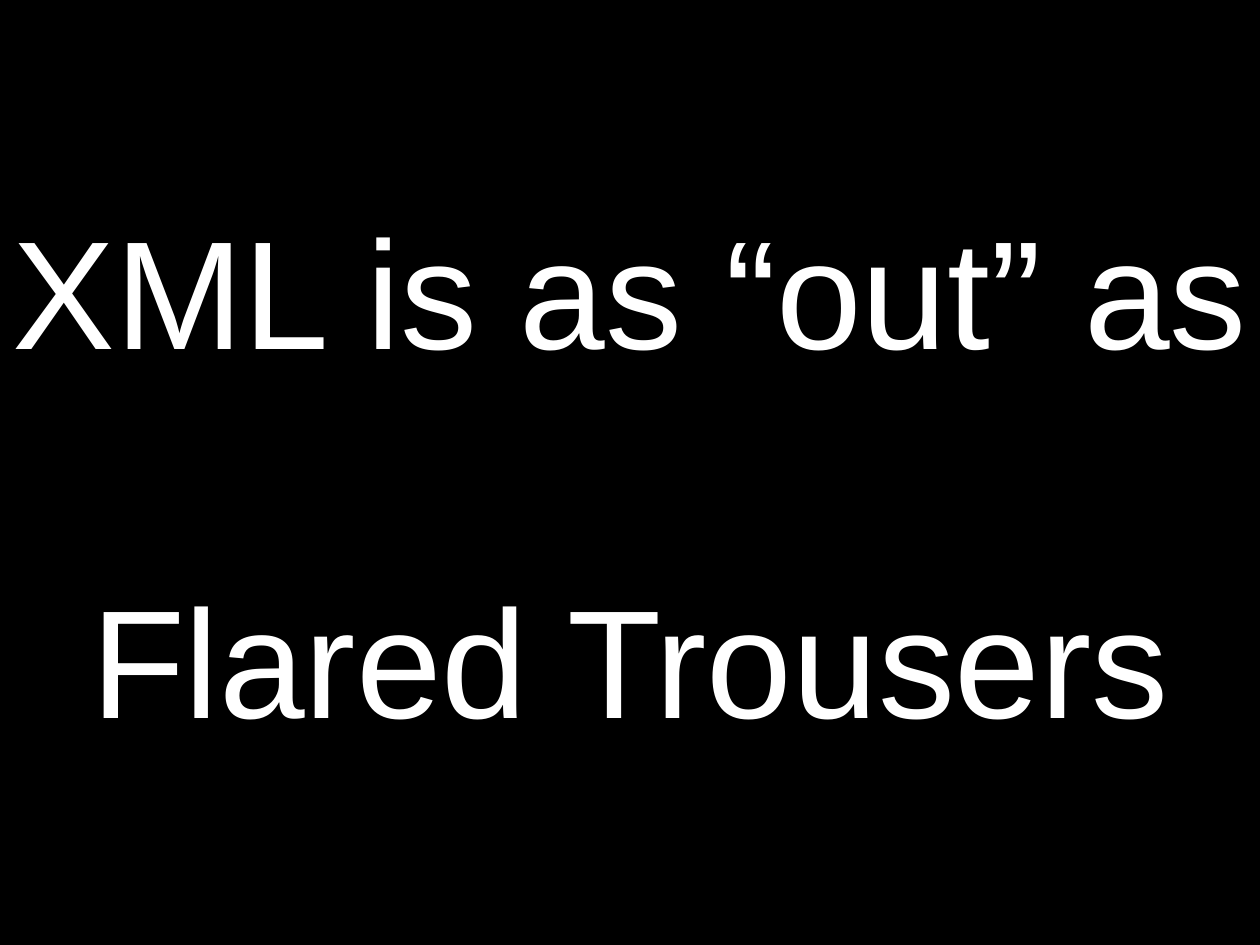
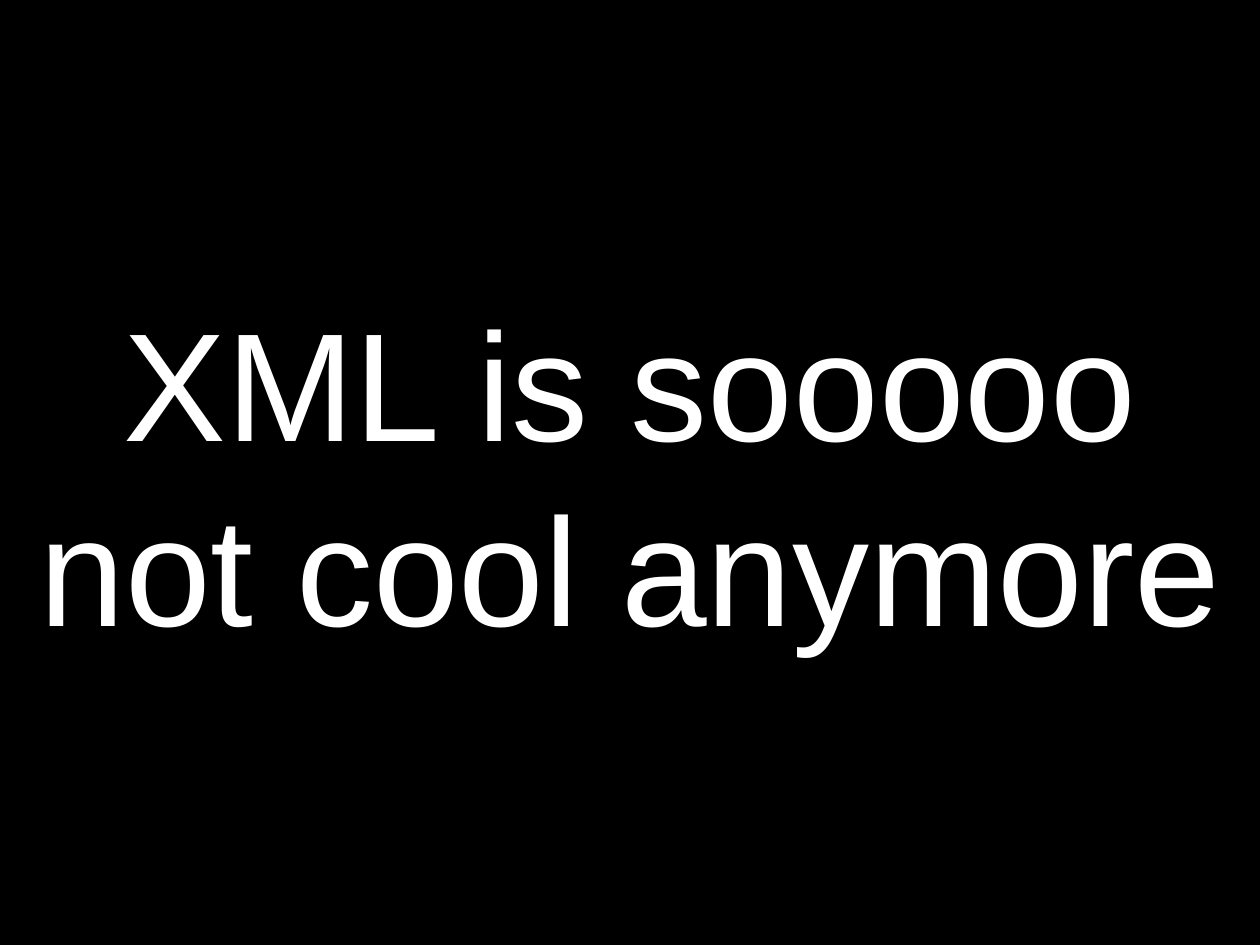
Before and after one commit to craignicol/scotaltdotnet, a slide deck: slide 21 of seattle/HORN Pres.ppt. Drawn at 1260x945 pixels with LibreOffice and Linux fonts; fonts in the diff are those of the drawing; grey boxes stand for pictures. Boxes give left, top, right and bottom in pixels: in the first picture for what was removed or moved away, otherwise in the second. Text is boxed around its words. In the diff, an @@ line names an element or a change of style, - is before the commit and + after.

Commit message:
Presentation update

```diff
--- a/seattle/HORN Pres.ppt
+++ b/seattle/HORN Pres.ppt
@@ title at [40,329,1220,654]: text changed @@
-XML is as “out” as
-Flared Trousers
+XML is sooooo not cool anymore
```
Also in this commit, not shown: 4 other files.
